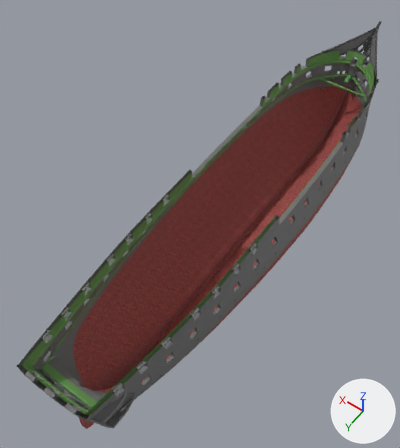
Renders of the FBX model Constitution/Content/ship/main/hull.fbx from each side of a commit.
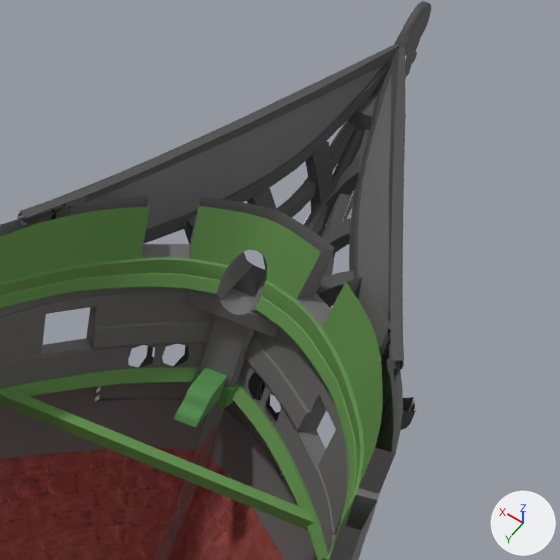
The first picture shows the older version from a 50 mm camera at (-129.0, 260.0, 324.0) aimed at (24.0, 46.0, -12.0). The close-ups show both versions on the part from 80% to 100% of the width and 5% to 23% of the height of that picture; other places that the commit changed are outside them. The axes (+X, +Y, +Z) are drawn at lower right. The lights are the same throughout. Where no turn or scale is listed for an object, it has been applied to the vertices. Vertices at the same position are counted once.

Objects in the first close-up: 'Hull'.
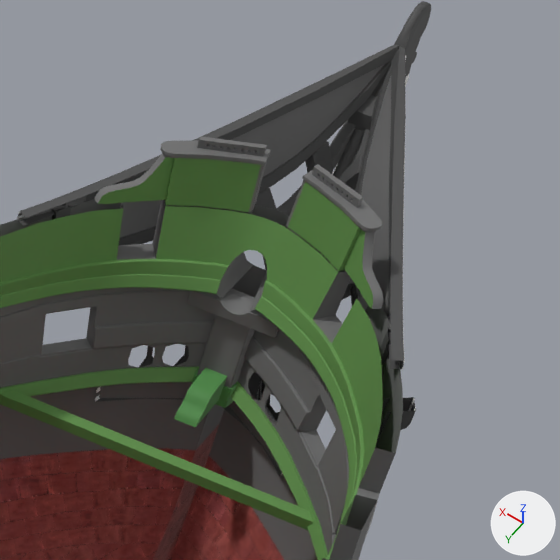
Boxes [x1, y1, x2, y2] around the edits, measured in the close-ups (560 x 560 px):
part 1 of me_mesh, added: after [312, 164, 363, 207]
part 2 of me_mesh, added: after [197, 136, 267, 156]
part 3 of me_mesh, added: after [343, 230, 383, 309]
part 4 of me_mesh, added: after [94, 154, 174, 204]
part 5 of me_mesh, built on: before [58, 196, 388, 404]; after [58, 140, 388, 404]

The edits, one by one:
me_mesh is used by ob_hull; location (0.0, 0.0, 0.0).
me_mesh had 9844 vertices, 10099 faces and spanned x -46.0..46.0, y -199.0..218.0, z -46.0..46.0.
me_mesh now has 10376 vertices, 10953 faces and spans x -46.0..46.0, y -199.0..218.0, z -46.0..46.0.
me_mesh part 1: a new loose piece of 136 vertices spanning x -11.0..-3.0, y -158.0..-154.0, z 43.0..44.0, in mat_hullwood_mat (dark grey #6d6d6d).
me_mesh part 2: a new loose piece of 136 vertices spanning x 3.0..11.0, y -158.0..-154.0, z 43.0..44.0, in mat_hullwood_mat (dark grey #6d6d6d).
me_mesh part 3: a new loose piece of 55 vertices spanning x -20.0..-12.0, y -153.0..-145.0, z 37.0..43.0.
me_mesh part 4: a new loose piece of 55 vertices spanning x 12.0..20.0, y -153.0..-145.0, z 37.0..43.0.
me_mesh part 5: 68 vertices moved from x -18.0..18.0, y -174.0..-141.0, z 26.0..36.0 to x -18.0..18.0, y -174.0..-142.0, z 26.0..36.0; 80 vertices removed from x -18.0..18.0, y -155.0..-144.0, z 27.0..37.0; 230 vertices added at x -17.0..17.0, y -159.0..-145.0, z 27.0..43.0.
